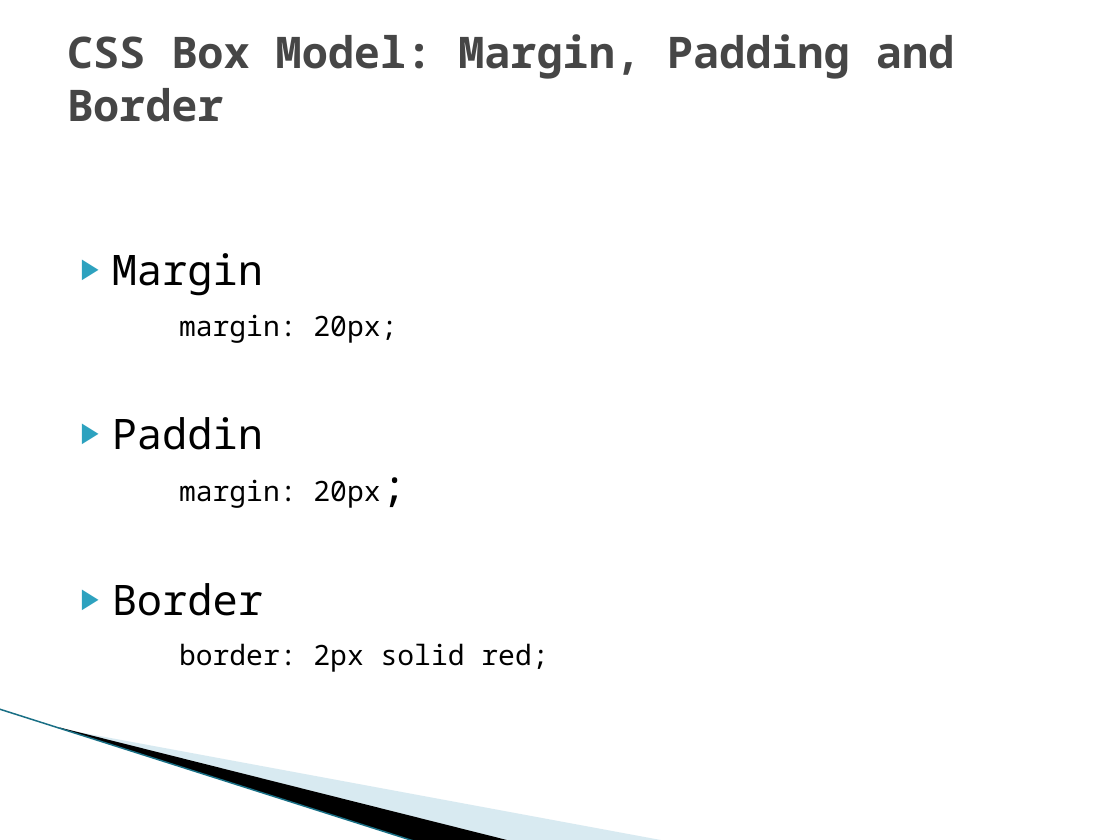
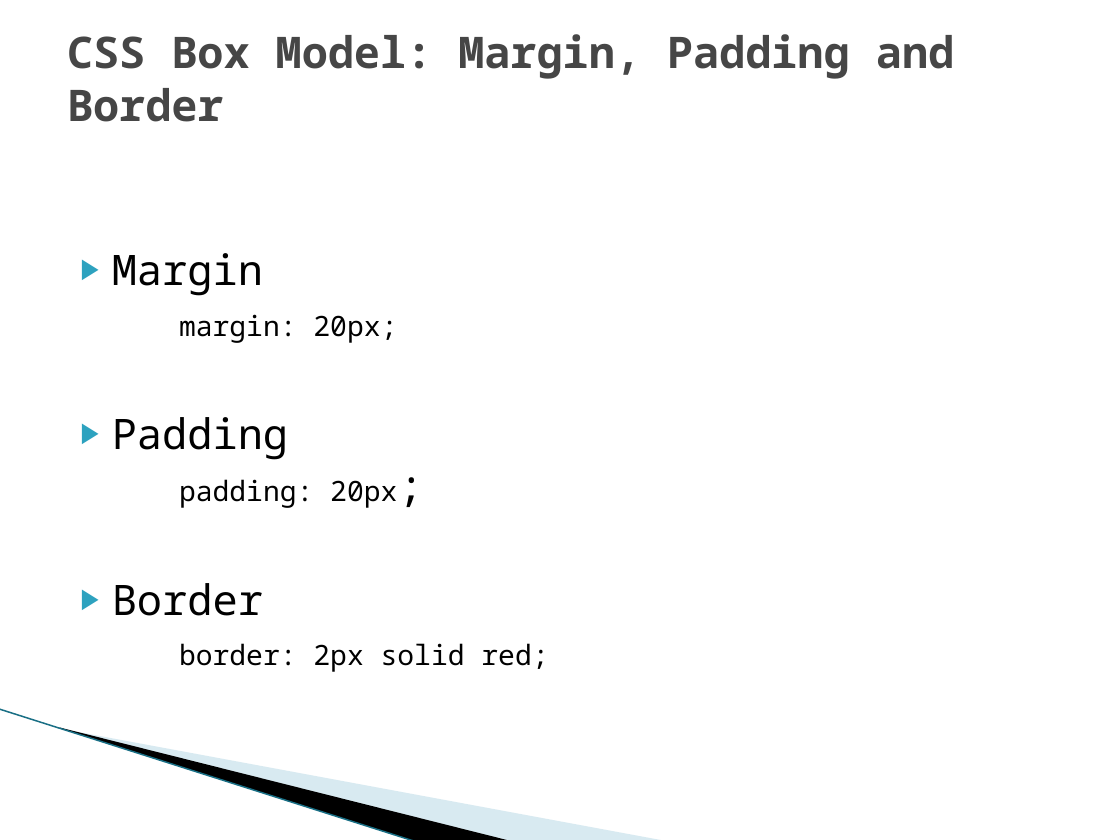
Before and after one commit to omidshayan/HTML-CSS-learn-ghalib-course1, a slide deck: slide 11 of css 1.pptx. Drawn at 1120x840 pixels with LibreOffice and Linux fonts; fonts in the diff are those of the drawing; background and template pictures are left out. Boxes give left, top, right and bottom in pixels: in the first picture for what was removed or moved away, otherwise in the second. Text is boxed around its words. In the diff, an @@ line names an element or a change of style, - is before the commit and + after.

```diff
--- a/css 1.pptx
+++ b/css 1.pptx
@@ text at (112, 417, 397, 508): text changed @@
-▶ Paddin
-  margin: 20px;
+▶ Padding
+  padding: 20px;
```
Also in this commit, not shown: 1 other slide changed, 7 other files.
